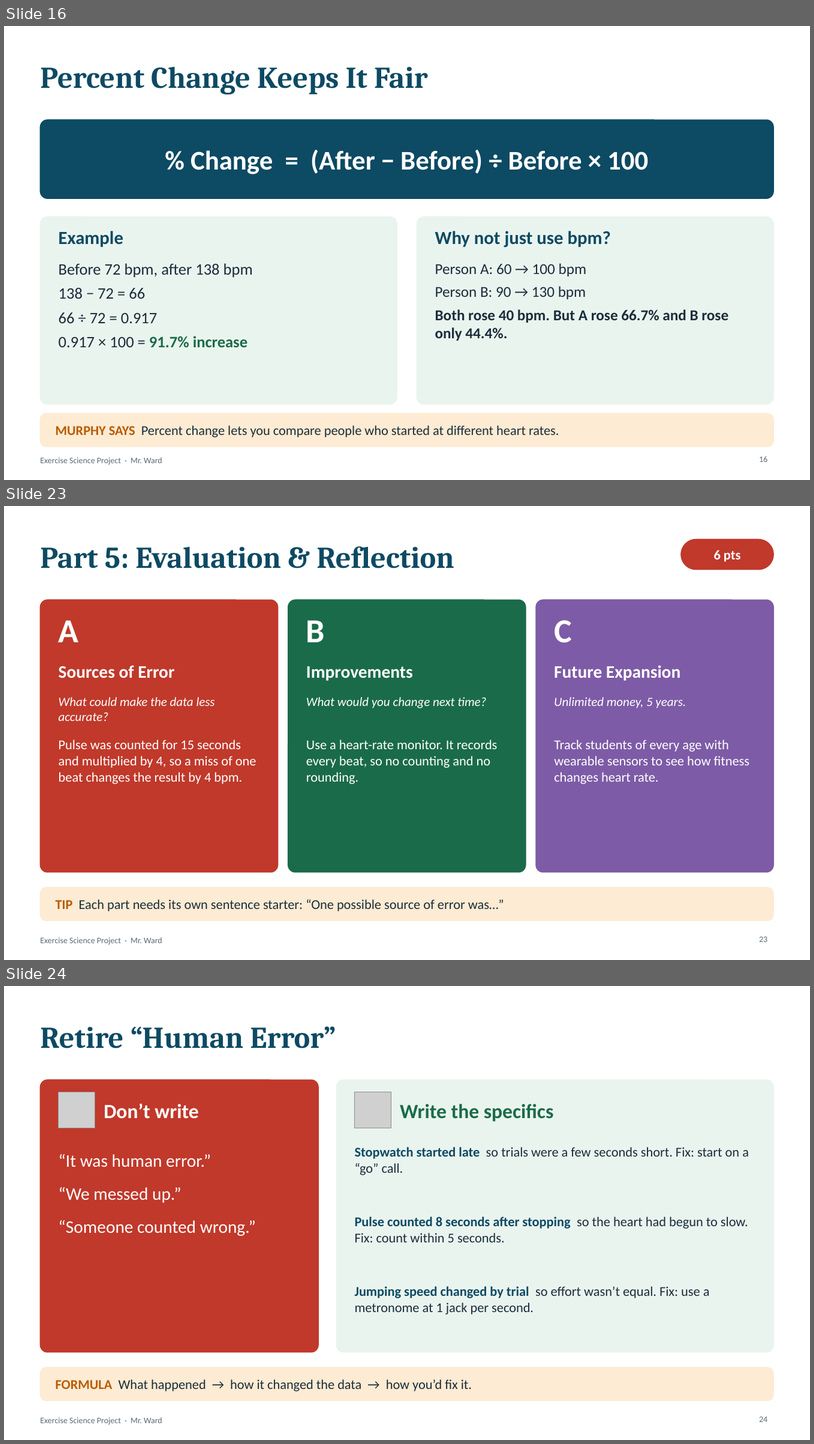
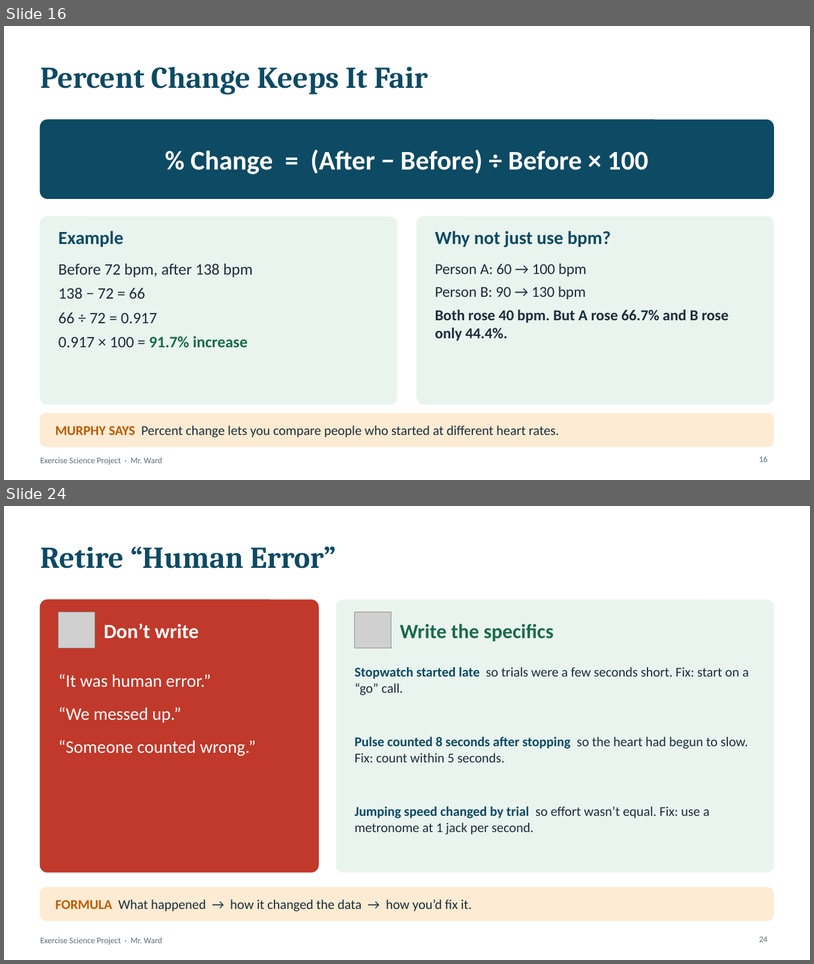
Before and after one commit to rward-prog/tri-1-7thgrade-project, a slide deck: files/Intro_and_Conclusion_Guide.pptx. Shown one above the other, each under a label of ours: slides 16, 23 and 24 before the commit, slides 16 and 24 after it; the slides between them are not shown. The pictures are 814x1444 and 814x964 pixels, drawn with LibreOffice and Linux fonts; fonts in the diff are those of the drawing; grey boxes stand for pictures. Boxes give left, top, right and bottom in pixels: in the first picture for what was removed or moved away, otherwise in the second. Text is boxed around its words. In the diff, an @@ line names an element or a change of style, - is before the commit and + after.

```diff
--- a/files/Intro_and_Conclusion_Guide.pptx
+++ b/files/Intro_and_Conclusion_Guide.pptx
@@ slide 23 removed at (4, 506, 810, 960), background #FFFFFF; not listed: 1 template element that a slide beside it also shows @@
@@ rounded rectangle removed at (681, 539, 774, 570) @@
@@ title removed at (40, 546, 454, 568) @@
-Part 5: Evaluation & Reflection
@@ text removed at (714, 550, 741, 562) @@
-6 pts
@@ rounded rectangle removed at (40, 600, 278, 872) @@
@@ rounded rectangle removed at (288, 600, 526, 872) @@
@@ rounded rectangle removed at (536, 600, 774, 872) @@
@@ text removed at (59, 620, 79, 642) @@
-A
@@ text removed at (306, 620, 325, 642) @@
-B
@@ text removed at (554, 620, 572, 643) @@
-C
@@ text removed at (59, 665, 174, 678) @@
-Sources of Error
@@ text removed at (306, 666, 413, 681) @@
-Improvements
@@ text removed at (554, 665, 681, 681) @@
-Future Expansion
@@ text removed at (59, 697, 215, 721) @@
-What could make the data less accurate?
@@ text removed at (306, 697, 486, 708) @@
-What would you change next time?
@@ text removed at (554, 697, 686, 708) @@
-Unlimited money, 5 years.
@@ text removed at (59, 739, 257, 784) @@
-Pulse was counted for 15 seconds and multiplied by 4, so a miss of one beat changes the result by 4 bpm.
@@ text removed at (306, 739, 498, 784) @@
-Use a heart-rate monitor. It records every beat, so no counting and no rounding.
@@ text removed at (554, 739, 750, 784) @@
-Track students of every age with wearable sensors to see how fitness changes heart rate.
@@ rounded rectangle removed at (40, 887, 774, 921) @@
@@ text removed at (56, 899, 504, 911) @@
-TIP Each part needs its own sentence starter: “One possible source of error was…”
@@ page number removed at (759, 936, 768, 942) @@
-23
```
Also in this commit, not shown: 5 slides changed, 5 slides added, 4 other slides removed, 20 other files.
